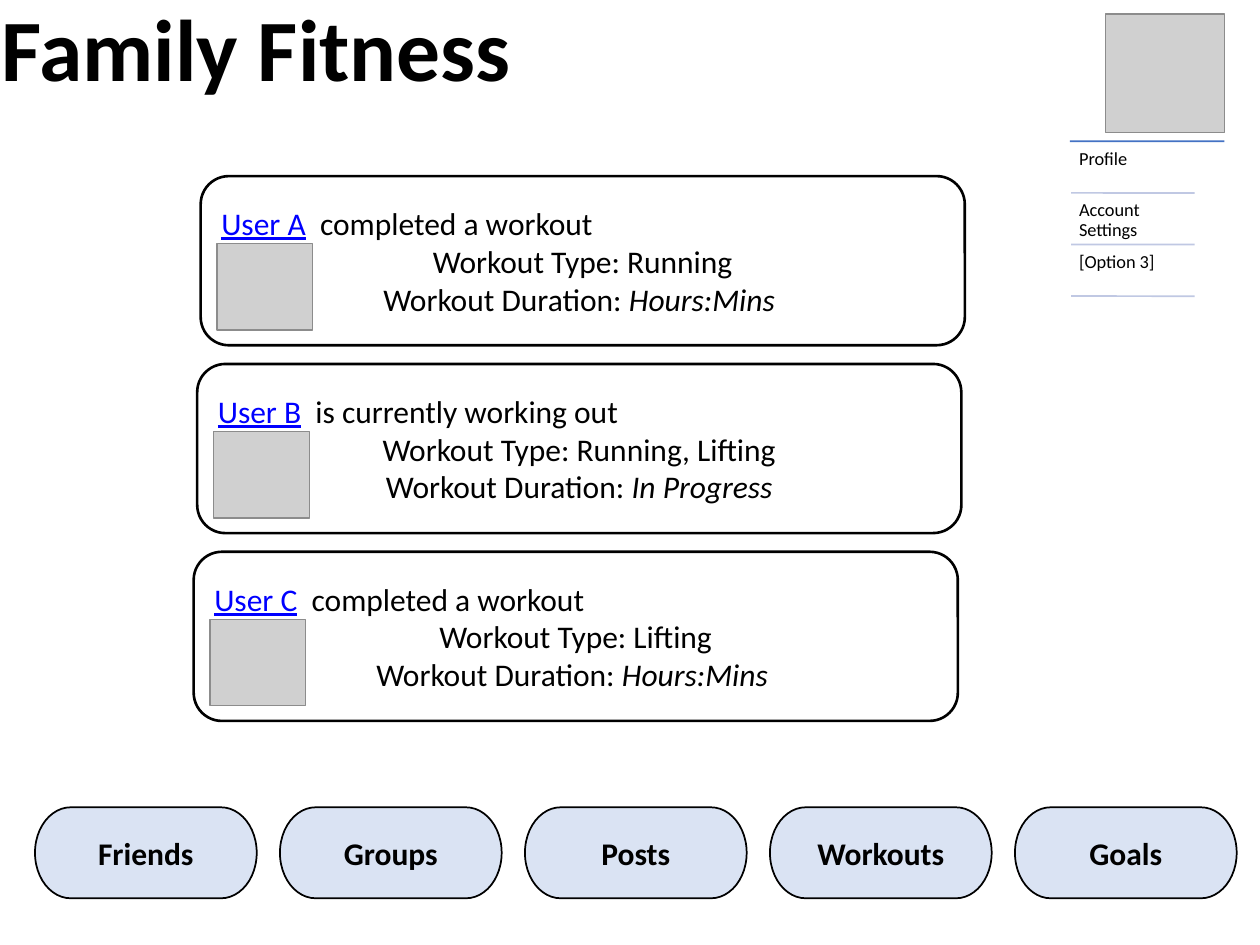
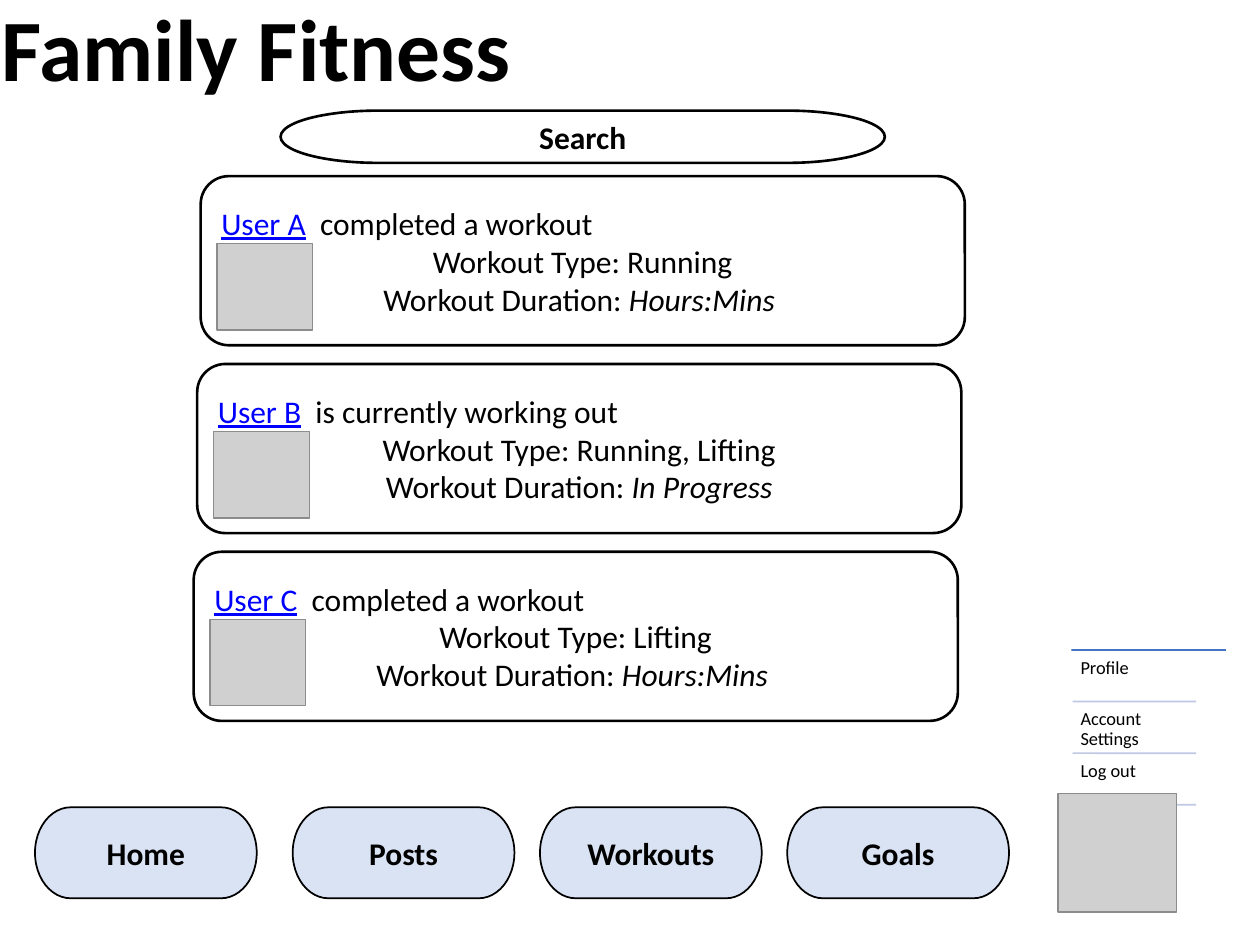
Before and after one commit to kevferreras/SSW695-Family-Fitness, a slide deck: slide 1 of Login and Homepage Diagrams.pptx (slide 3 before the commit). Drawn at 1260x945 pixels with LibreOffice and Linux fonts; fonts in the diff are those of the drawing; grey boxes stand for pictures. Boxes give left, top, right and bottom in pixels: in the first picture for what was removed or moved away, otherwise in the second. Text is boxed around its words. In the diff, an @@ line names an element or a change of style, - is before the commit and + after.

Commit message:
Updated homepage layout

```diff
--- a/Login and Homepage Diagrams.pptx
+++ b/Login and Homepage Diagrams.pptx
@@ pill shape added at <box>281,111,886,163</box>, outline #000000 1.5 pt, 18 pt, text #000000, bold @@
+Search
@@ text removed at <box>1079,254,1155,271</box> @@
-[Option 3]
@@ text added at <box>1081,765,1136,780</box>, 10.5 pt, text #000000 @@
+Log out
@@ pill shape removed at <box>280,808,501,898</box> @@
-Groups
@@ pill shape "Posts": place and size @@
-pill shape "Posts" at <box>525,808,747,898</box>
+pill shape "Posts" at <box>292,808,514,898</box>
@@ pill shape "Workouts": place and size @@
-pill shape "Workouts" at <box>770,808,992,898</box>
+pill shape "Workouts" at <box>541,808,762,898</box>
@@ pill shape "Goals": place and size @@
-pill shape "Goals" at <box>1016,808,1237,898</box>
+pill shape "Goals" at <box>788,808,1009,898</box>
@@ picture: place and size @@
-picture at <box>1106,14,1225,132</box>
+picture at <box>1058,794,1177,912</box>
@@ 4 lines, 2 texts: place and size @@
-4 lines, 2 texts at <box>1070,141,1225,296</box>
+4 lines, 2 texts at <box>1071,650,1226,805</box>
@@ text in pill shape at <box>107,844,185,866</box>: text changed @@
-Friends
+Home
```
Also in this commit, not shown: 2 slides removed.
